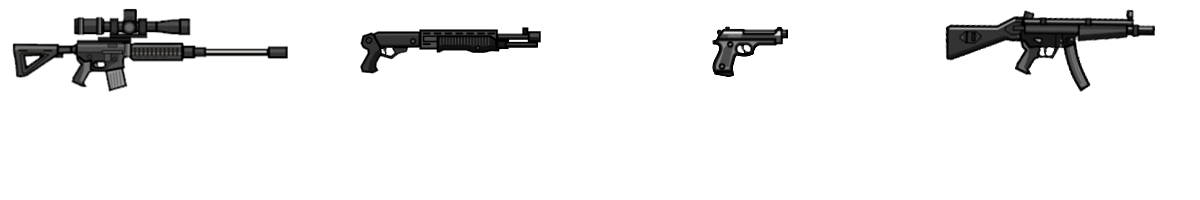
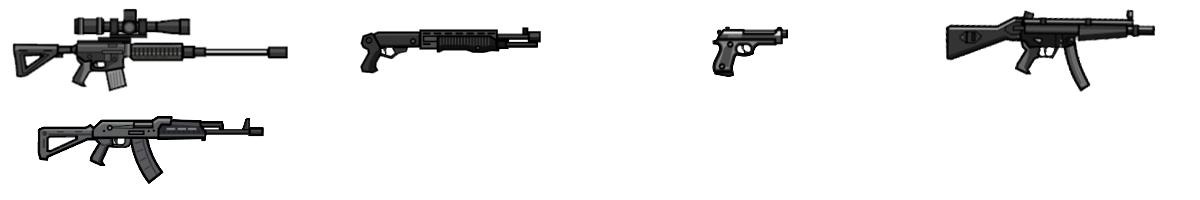
Layer changes from the first w=1200, h=200 image to the second:
added layer "Слой 7" above "Слой 6" over [37, 116, 264, 184]
